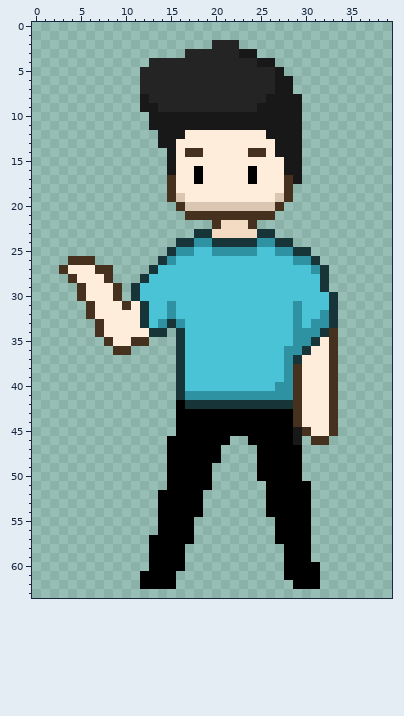
One commit to this pixel-art file: Assets/Tale and Ale Resources/Characters/Me/Me.aseprite. The first picture shows the starting point.
40x64 pixels, 1 frame.
The same view after the edit:
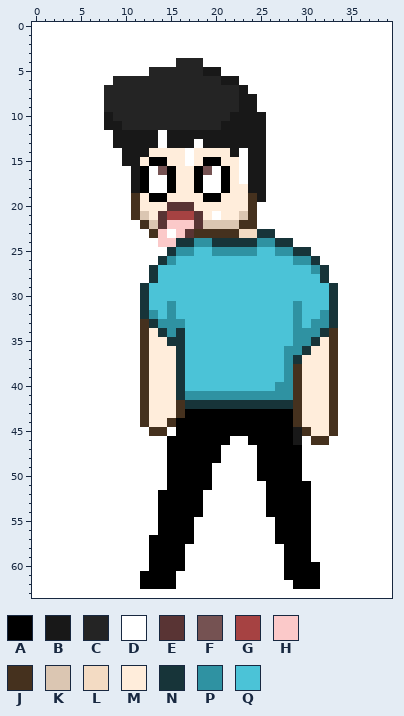
Palette (. is transparent): A #000000  B #181818  C #242424  D #ffffff  E #593434  F #755252  G #a64242  H #fbc9c9  J #45311e  K #dbc6b2  L #f3dbc3  M #ffeddb  N #173439  P #2f92a2  Q #4bc3d7
Edits made:
layer "Background" now shown
layer "Armoj" now hidden
layer "Armoj Slouched" now shown
layer "Face Normal" now hidden
layer "Face Ahegao" added
@@ x 0..39 @@
- 0 ........................................
- 1 ........................................
- 2 ....................CCC.................
- 3 .................CCCCCCBB...............
- 4 .............CCCCCCCCCCCCBB.............
- 5 ............CCCCCCCCCCCCCCCB............
- 6 ............CCCCCCCCCCCCCCCBB...........
- 7 ............CCCCCCCCCCCCCCCBB...........
- 8 ............BCCCCCCCCCCCCCBBBB..........
- 9 ............BBCCCCCCCCCCCBBBBB..........
-10 .............BBBBBBBBBBBBBBBBB..........
-11 .............BBBBBBBBBBBBBBBBB..........
-12 ..............BBBMMMMMMMMMBBBB..........
-13 ..............BBMMMMMMMMMMMBBB..........
-14 ...............BMJJMMMMMJJMBBB..........
-15 ...............BMMMMMMMMMMMMBB..........
-16 ...............BMMAMMMMMAMMMBB..........
-17 ...............JMMAMMMMMAMMMJB..........
-18 ...............JMMMMMMMMMMMMJ...........
-19 ...............JKMMMMMMMMMMKJ...........
-20 ................JKKKKKKKKKKJ............
-21 .................JJJJJJJJJJ.............
-22 ....................JLLLJ...............
-23 ..................NNLLLLLNN.............
-24 ................NNPPNNNNNPPNN...........
-25 ...............NPPQQPPPPPQQPPNN.........
-26 ....JJJ.......NPQQQQQQQQQQQQQPPN........
-27 ...JMMMJJ....NQQQQQQQQQQQQQQQQQPN.......
-28 ....JMMMJ...NQQQQQQQQQQQQQQQQQQQN.......
-29 .....JMMMJ.NQQQQQQQQQQQQQQQQQQQQN.......
-30 .....JMMMJ.NQQQQQQQQQQQQQQQQQQQQQN......
-31 ......JMMMJMNQQPQQQQQQQQQQQQQPQQQN......
-32 ......JMMMMMNQQPQQQQQQQQQQQQQPQQPN......
-33 .......JMMMMNQPNPQQQQQQQQQQQQPQPPN......
-34 .......JMMMMMNN.NQQQQQQQQQQQQPPPNJ......
-35 ........JMMJJ...NQQQQQQQQQQQQPPNMJ......
-36 .........JJ.....NQQQQQQQQQQQPPNMMJ......
-37 ................NQQQQQQQQQQQPNMMMJ......
-38 ................NQQQQQQQQQQQPJMMMJ......
-39 ................NQQQQQQQQQQQPJMMMJ......
-40 ................NQQQQQQQQQQPPJMMMJ......
-41 ................NPPPPPPPPPPPPJMMMJ......
-42 ................ANNNNNNNNNNNNJMMMJ......
-43 ................AAAAAAAAAAAAAJMMMJ......
-44 ................AAAAAAAAAAAAAJMMMJ......
-45 ................AAAAAAAAAAAAABJMMJ......
-46 ...............AAAAAAA..AAAAAB.JJ.......
-47 ...............AAAAAA....AAAAA..........
-48 ...............AAAAAA....AAAAA..........
-49 ...............AAAAA.....AAAAA..........
-50 ...............AAAAA.....AAAAA..........
-51 ...............AAAAA......AAAAA.........
-52 ..............AAAAA.......AAAAA.........
-53 ..............AAAAA.......AAAAA.........
-54 ..............AAAAA.......AAAAA.........
-55 ..............AAAA.........AAAA.........
-56 ..............AAAA.........AAAA.........
-57 .............AAAAA.........AAAA.........
-58 .............AAAA...........AAA.........
-59 .............AAAA...........AAA.........
-60 .............AAAA...........AAAA........
-61 ............AAAA............AAAA........
-62 ............AAAA.............AAA........
-63 ........................................
+ 0 DDDDDDDDDDDDDDDDDDDDDDDDDDDDDDDDDDDDDDDD
+ 1 DDDDDDDDDDDDDDDDDDDDDDDDDDDDDDDDDDDDDDDD
+ 2 DDDDDDDDDDDDDDDDDDDDDDDDDDDDDDDDDDDDDDDD
+ 3 DDDDDDDDDDDDDDDDDDDDDDDDDDDDDDDDDDDDDDDD
+ 4 DDDDDDDDDDDDDDDDCCCDDDDDDDDDDDDDDDDDDDDD
+ 5 DDDDDDDDDDDDDCCCCCCBBDDDDDDDDDDDDDDDDDDD
+ 6 DDDDDDDDDCCCCCCCCCCCCBBDDDDDDDDDDDDDDDDD
+ 7 DDDDDDDDCCCCCCCCCCCCCCCBDDDDDDDDDDDDDDDD
+ 8 DDDDDDDDCCCCCCCCCCCCCCCBBDDDDDDDDDDDDDDD
+ 9 DDDDDDDDCCCCCCCCCCCCCCCBBDDDDDDDDDDDDDDD
+10 DDDDDDDDBCCCCCCCCCCCCCBBBBDDDDDDDDDDDDDD
+11 DDDDDDDDBBCCCCCCCCCCCBBBBBDDDDDDDDDDDDDD
+12 DDDDDDDDDBBBBBDBBBBBBBBBBBDDDDDDDDDDDDDD
+13 DDDDDDDDDBBBBBDBBBDBBBBBBBDDDDDDDDDDDDDD
+14 DDDDDDDDDDBBBMMMMDMMMMBDBBDDDDDDDDDDDDDD
+15 DDDDDDDDDDBBMAAMMDMAAMMDBBDDDDDDDDDDDDDD
+16 DDDDDDDDDDDBADFAMMAFDAMDBBDDDDDDDDDDDDDD
+17 DDDDDDDDDDDBADDAMMADDAMDBBDDDDDDDDDDDDDD
+18 DDDDDDDDDDDBADDAMMADDAMMBBDDDDDDDDDDDDDD
+19 DDDDDDDDDDDJMAAMMMMAAMMMJBDDDDDDDDDDDDDD
+20 DDDDDDDDDDDJMMMEEEMMMMMMJDDDDDDDDDDDDDDD
+21 DDDDDDDDDDDJKMEGGGEMDMMKJDDDDDDDDDDDDDDD
+22 DDDDDDDDDDDDJKEHHHEKKKKJJDDDDDDDDDDDDDDD
+23 DDDDDDDDDDDDDJHDHEJJJJJLLNNDDDDDDDDDDDDD
+24 DDDDDDDDDDDDDDHHNNPPNNNNNPPNNDDDDDDDDDDD
+25 DDDDDDDDDDDDDDDNPPQQPPPPPQQPPNNDDDDDDDDD
+26 DDDDDDDDDDDDDDNPQQQQQQQQQQQQQPPNDDDDDDDD
+27 DDDDDDDDDDDDDNQQQQQQQQQQQQQQQQQPNDDDDDDD
+28 DDDDDDDDDDDDDNQQQQQQQQQQQQQQQQQQNDDDDDDD
+29 DDDDDDDDDDDDNQQQQQQQQQQQQQQQQQQQQNDDDDDD
+30 DDDDDDDDDDDDNQQQQQQQQQQQQQQQQQQQQNDDDDDD
+31 DDDDDDDDDDDDNQQPQQQQQQQQQQQQQPQQQNDDDDDD
+32 DDDDDDDDDDDDNPQPQQQQQQQQQQQQQPQQPNDDDDDD
+33 DDDDDDDDDDDDJNPPPQQQQQQQQQQQQPQPPNDDDDDD
+34 DDDDDDDDDDDDJMNPNQQQQQQQQQQQQPPPNJDDDDDD
+35 DDDDDDDDDDDDJMMNNQQQQQQQQQQQQPPNMJDDDDDD
+36 DDDDDDDDDDDDJMMMNQQQQQQQQQQQPPNMMJDDDDDD
+37 DDDDDDDDDDDDJMMMNQQQQQQQQQQQPNMMMJDDDDDD
+38 DDDDDDDDDDDDJMMMNQQQQQQQQQQQPJMMMJDDDDDD
+39 DDDDDDDDDDDDJMMMNQQQQQQQQQQQPJMMMJDDDDDD
+40 DDDDDDDDDDDDJMMMNQQQQQQQQQQPPJMMMJDDDDDD
+41 DDDDDDDDDDDDJMMMNPPPPPPPPPPPPJMMMJDDDDDD
+42 DDDDDDDDDDDDJMMMJNNNNNNNNNNNNJMMMJDDDDDD
+43 DDDDDDDDDDDDJMMMJAAAAAAAAAAAAJMMMJDDDDDD
+44 DDDDDDDDDDDDJMMJAAAAAAAAAAAAAJMMMJDDDDDD
+45 DDDDDDDDDDDDDJJDAAAAAAAAAAAAABJMMJDDDDDD
+46 DDDDDDDDDDDDDDDAAAAAAADDAAAAABDJJDDDDDDD
+47 DDDDDDDDDDDDDDDAAAAAADDDDAAAAADDDDDDDDDD
+48 DDDDDDDDDDDDDDDAAAAAADDDDAAAAADDDDDDDDDD
+49 DDDDDDDDDDDDDDDAAAAADDDDDAAAAADDDDDDDDDD
+50 DDDDDDDDDDDDDDDAAAAADDDDDAAAAADDDDDDDDDD
+51 DDDDDDDDDDDDDDDAAAAADDDDDDAAAAADDDDDDDDD
+52 DDDDDDDDDDDDDDAAAAADDDDDDDAAAAADDDDDDDDD
+53 DDDDDDDDDDDDDDAAAAADDDDDDDAAAAADDDDDDDDD
+54 DDDDDDDDDDDDDDAAAAADDDDDDDAAAAADDDDDDDDD
+55 DDDDDDDDDDDDDDAAAADDDDDDDDDAAAADDDDDDDDD
+56 DDDDDDDDDDDDDDAAAADDDDDDDDDAAAADDDDDDDDD
+57 DDDDDDDDDDDDDAAAAADDDDDDDDDAAAADDDDDDDDD
+58 DDDDDDDDDDDDDAAAADDDDDDDDDDDAAADDDDDDDDD
+59 DDDDDDDDDDDDDAAAADDDDDDDDDDDAAADDDDDDDDD
+60 DDDDDDDDDDDDDAAAADDDDDDDDDDDAAAADDDDDDDD
+61 DDDDDDDDDDDDAAAADDDDDDDDDDDDAAAADDDDDDDD
+62 DDDDDDDDDDDDAAAADDDDDDDDDDDDDAAADDDDDDDD
+63 DDDDDDDDDDDDDDDDDDDDDDDDDDDDDDDDDDDDDDDD
Pixel boxes of the changes (left, top, right, bottom) in both pictures:
changed: (32, 22, 392, 598)
